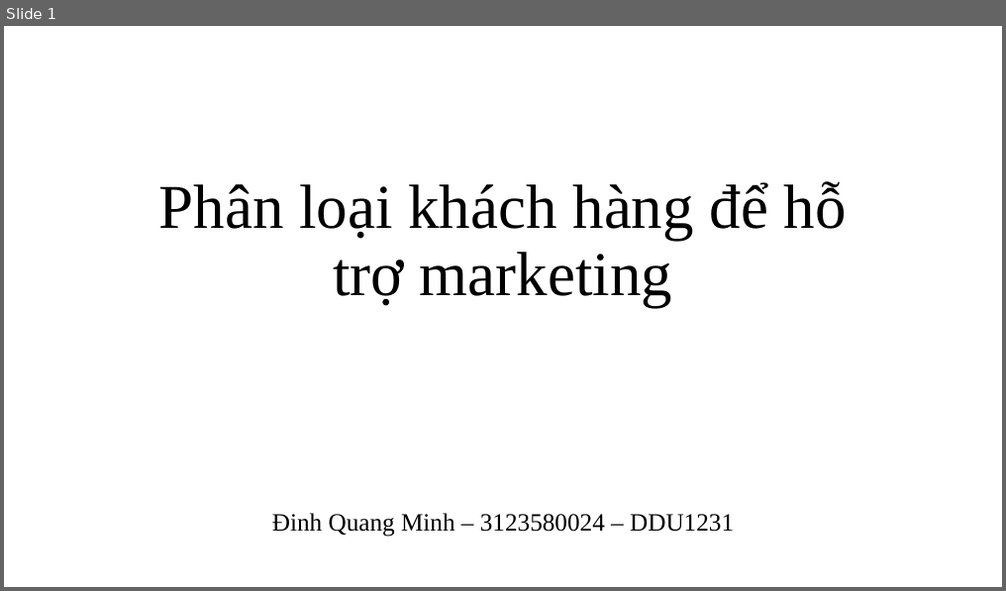
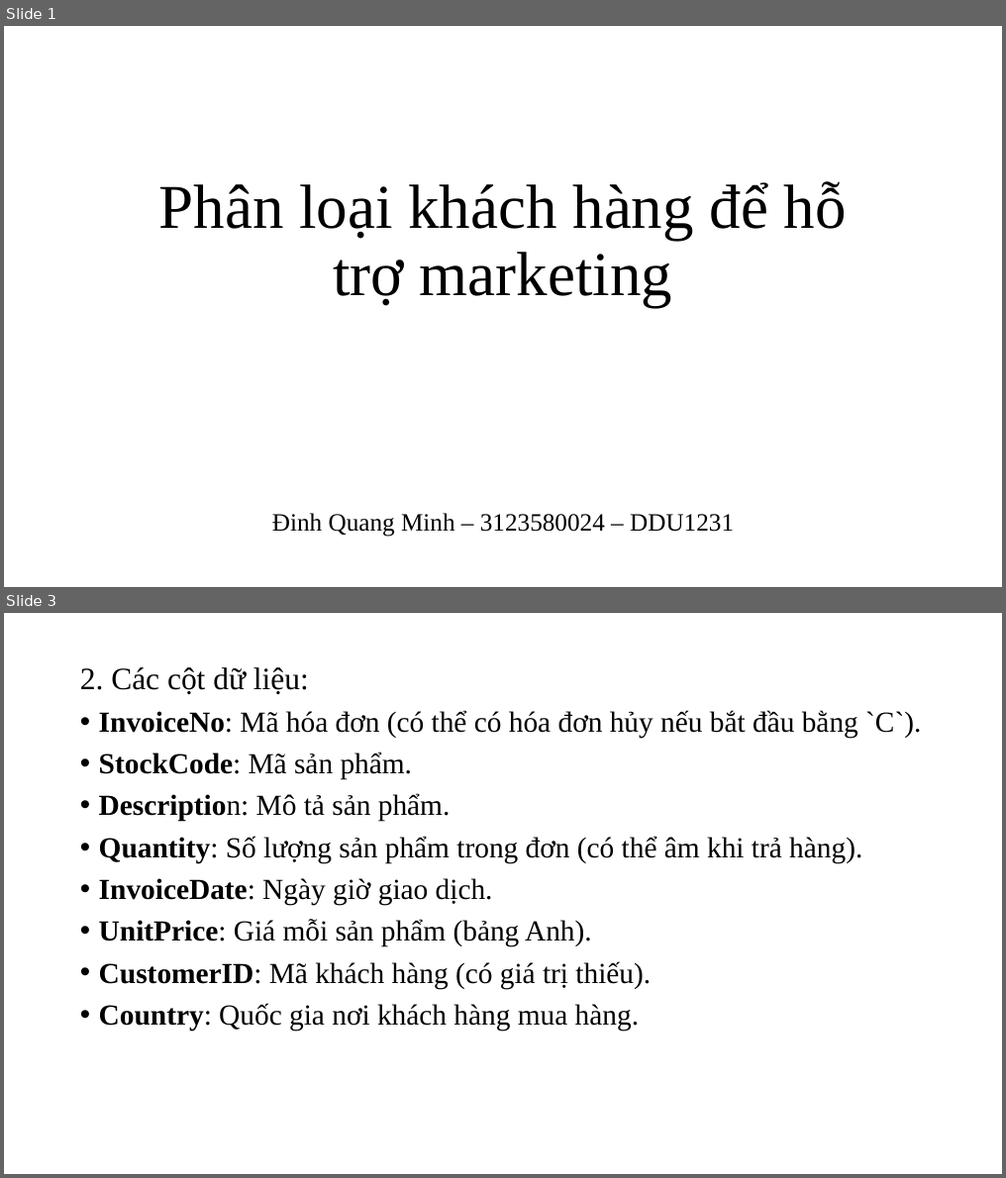
Before and after one commit to QuangMinh03042005/sgu25_kpdl, a slide deck: Lab02/online_retail.pptx. Shown one above the other, each under a label of ours: slide 1 before the commit, slides 1 and 3 after it; the slides between them are not shown. The pictures are 1006x591 and 1006x1178 pixels, drawn with LibreOffice and Linux fonts; fonts in the diff are those of the drawing. Boxes give left, top, right and bottom in pixels: in the first picture for what was removed or moved away, otherwise in the second. Text is boxed around its words. In the diff, an @@ line names an element or a change of style, - is before the commit and + after.

```diff
--- a/Lab02/online_retail.pptx
+++ b/Lab02/online_retail.pptx
@@ slide 3 added at (4,613,1002,1174), background #FFFFFF @@
@@ text added at (80,667,921,1031), 28 pt, text #000000 @@
+2. Các cột dữ liệu:
+• InvoiceNo: Mã hóa đơn (có thể có hóa đơn hủy nếu bắt đầu bằng `C`).
+• StockCode: Mã sản phẩm.
+• Description: Mô tả sản phẩm.
+• Quantity: Số lượng sản phẩm trong đơn (có thể âm khi trả hàng).
+• InvoiceDate: Ngày giờ giao dịch.
+• UnitPrice: Giá mỗi sản phẩm (bảng Anh).
+• CustomerID: Mã khách hàng (có giá trị thiếu).
+• Country: Quốc gia nơi khách hàng mua hàng.
```
Also in this commit, not shown: 1 slide changed, 22 other slides added, 2 other files.
